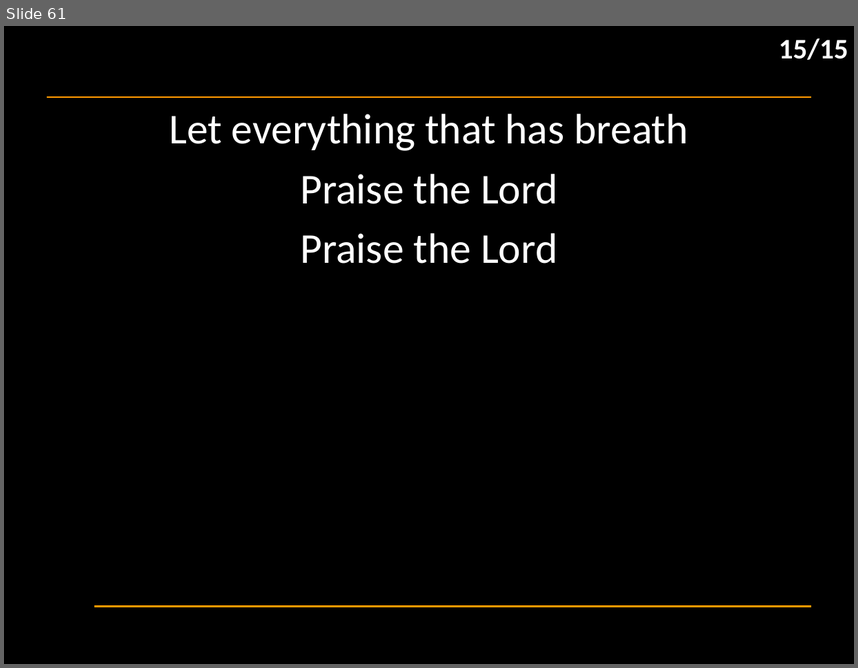
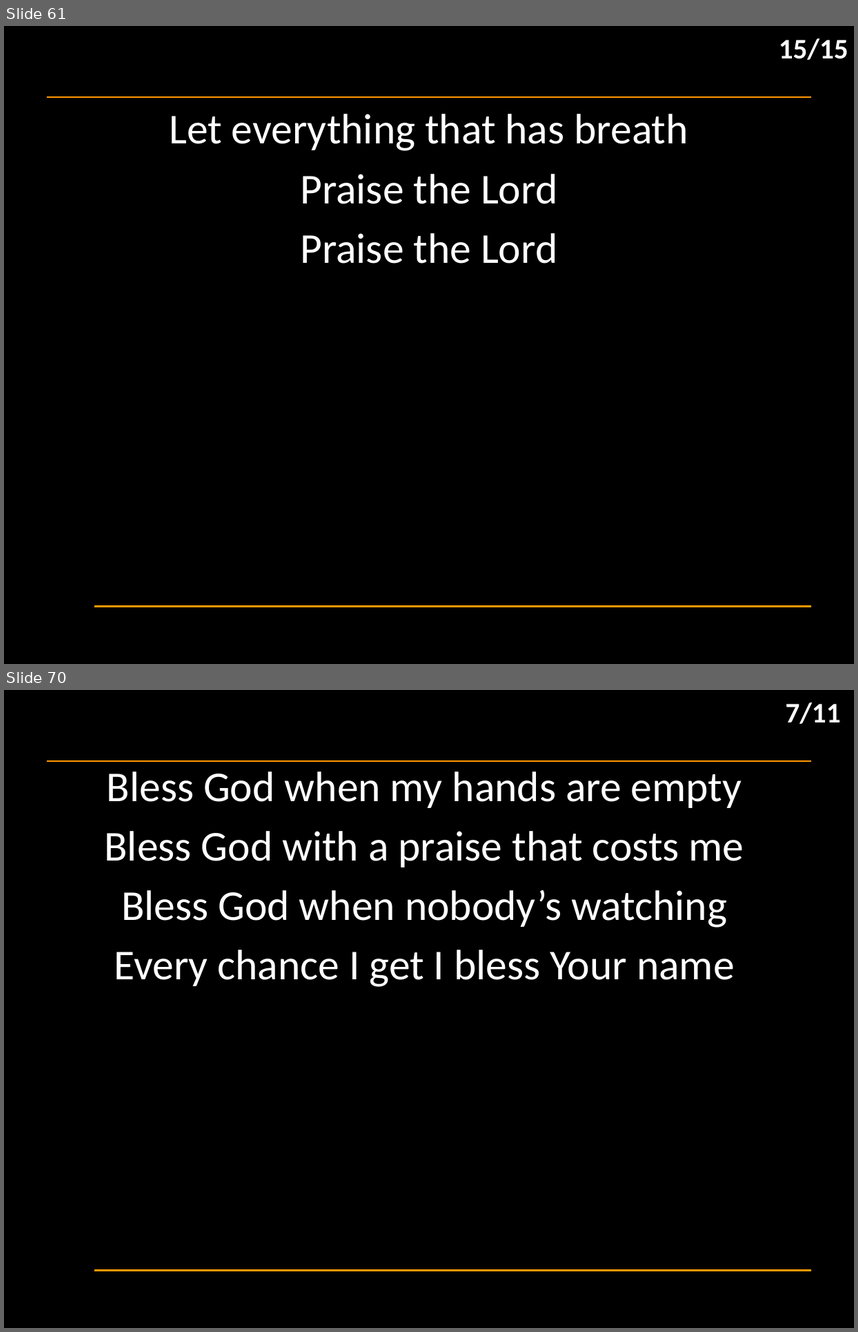
Before and after one commit to hoo-are-ya/worship, a slide deck: docs/songs_2025-12-31.pptx. Shown one above the other, each under a label of ours: slide 61 before the commit, slides 61 and 70 after it; the slides between them are not shown. The pictures are 858x668 and 858x1332 pixels, drawn with LibreOffice and Linux fonts; fonts in the diff are those of the drawing; background and template pictures are left out. Boxes give left, top, right and bottom in pixels: in the first picture for what was removed or moved away, otherwise in the second. Text is boxed around its words. In the diff, an @@ line names an element or a change of style, - is before the commit and + after.

```diff
--- a/docs/songs_2025-12-31.pptx
+++ b/docs/songs_2025-12-31.pptx
@@ slide 70 added at box(4, 690, 854, 1328), background #000000; not listed: 2 template elements that a slide beside it also shows @@
@@ text added at box(786, 702, 841, 724), 24 pt, text #FFFFFF, bold @@
+7/11
@@ subtitle added at box(105, 771, 744, 987), 36 pt, text #FFFFFF @@
+Bless God when my hands are empty
+Bless God with a praise that costs me
+Bless God when nobody’s watching
+Every chance I get I bless Your name
```
Also in this commit, not shown: 2 slides changed, 12 other slides added, 1 other file.
